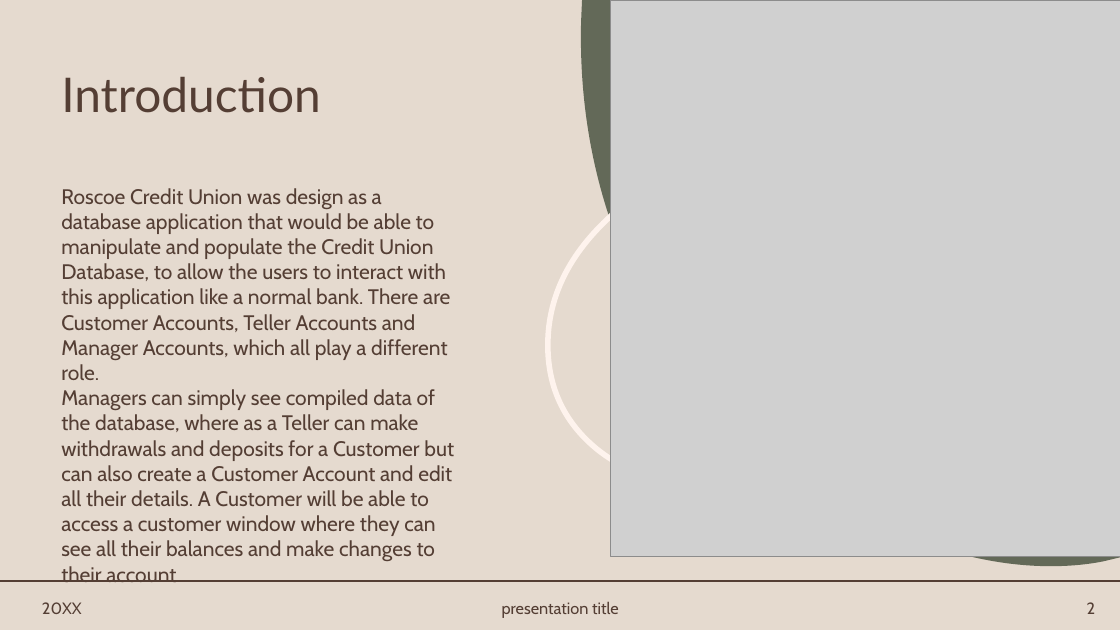
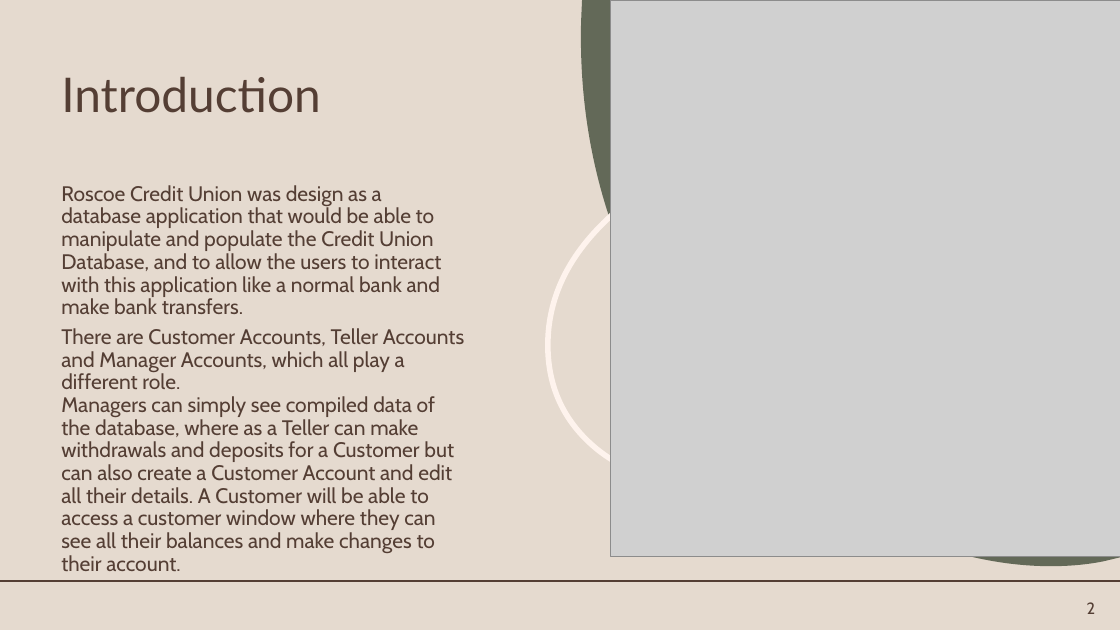
Before and after one commit to Roscoe-CWU/Roscoe-Credit-Union, a slide deck: slide 2 of Roscoe_Credit_Union/Roscoe Credit Union.pptx. Drawn at 1120x630 pixels with LibreOffice and Linux fonts; fonts in the diff are those of the drawing; grey boxes stand for pictures. Boxes give left, top, right and bottom in pixels: in the first picture for what was removed or moved away, otherwise in the second. Text is boxed around its words. In the diff, an @@ line names an element or a change of style, - is before the commit and + after.

Commit message:
updated PPTX for presentation

```diff
--- a/Roscoe_Credit_Union/Roscoe Credit Union.pptx
+++ b/Roscoe_Credit_Union/Roscoe Credit Union.pptx
@@ text at (x1=61, y1=185, x2=464, y2=553): text changed @@
-Roscoe Credit Union was design as a database application that would be able to manipulate and populate the Credit Union Database, to allow the users to interact with this application like a normal bank. There are Customer Accounts, Teller Accounts and Manager Accounts, which all play a different role.
-Managers can simply see compiled data of the database, where as a Teller can make withdrawals and deposits for a Customer but can also create a Customer Account and edit all their details. A Customer will be able to access a customer window where they can see all their balances and make changes to their account.
+Roscoe Credit Union was design as a database application that would be able to manipulate and populate the Credit Union Database, and to allow the users to interact with this application like a normal bank and make bank transfers.
+There are Customer Accounts, Teller Accounts and Manager Accounts, which all play a different role.
+Managers can simply see compiled data of the database, where as a Teller can make withdrawals and deposits for a Customer but can also create a Customer Account and edit all their details. A Customer will be able to access a customer window where they can see all their balances and make changes to their account.
@@ text removed at (x1=42, y1=602, x2=82, y2=614) @@
-20XX
@@ text removed at (x1=502, y1=602, x2=619, y2=618) @@
-presentation title
```
Also in this commit, not shown: 2 other slides changed.
